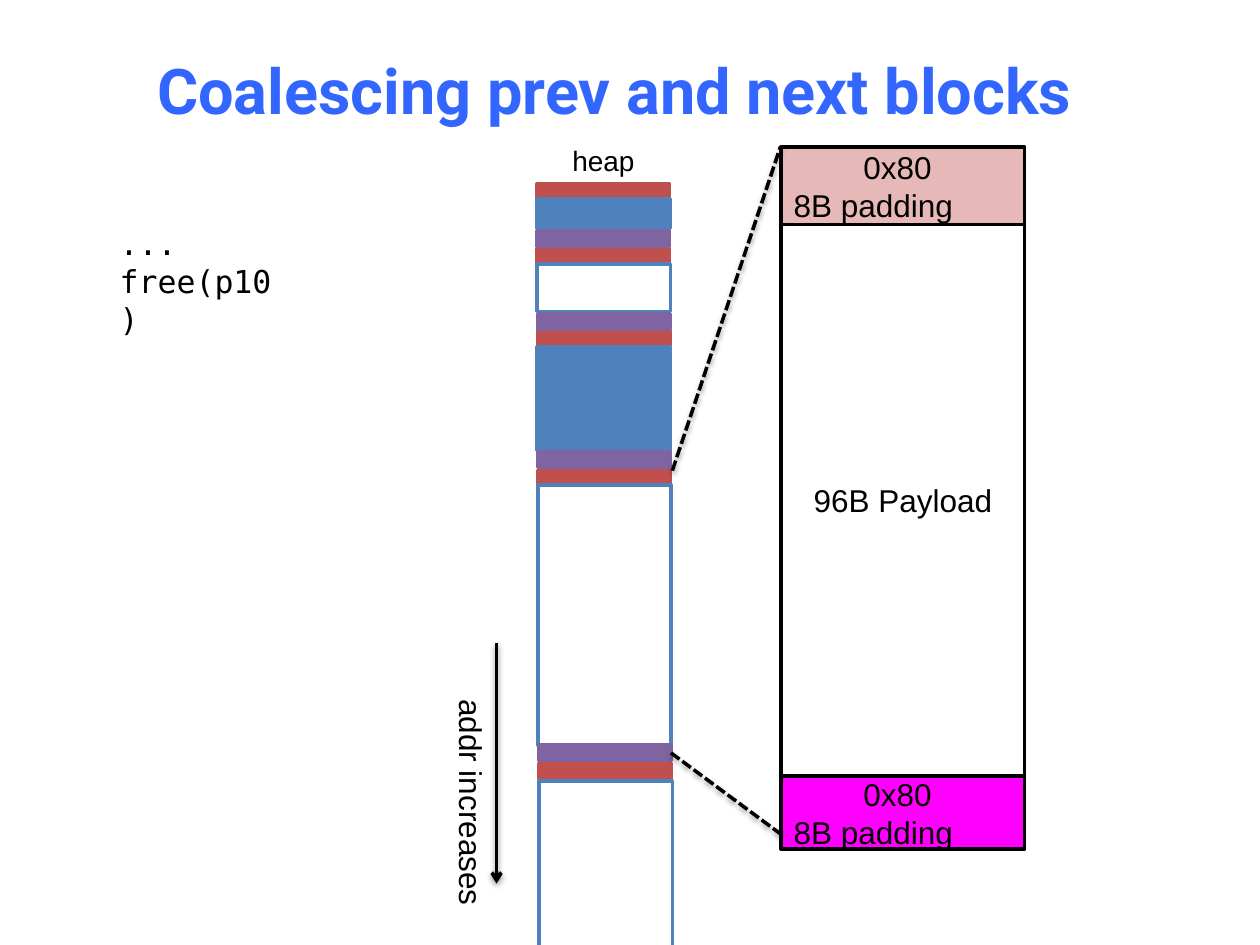
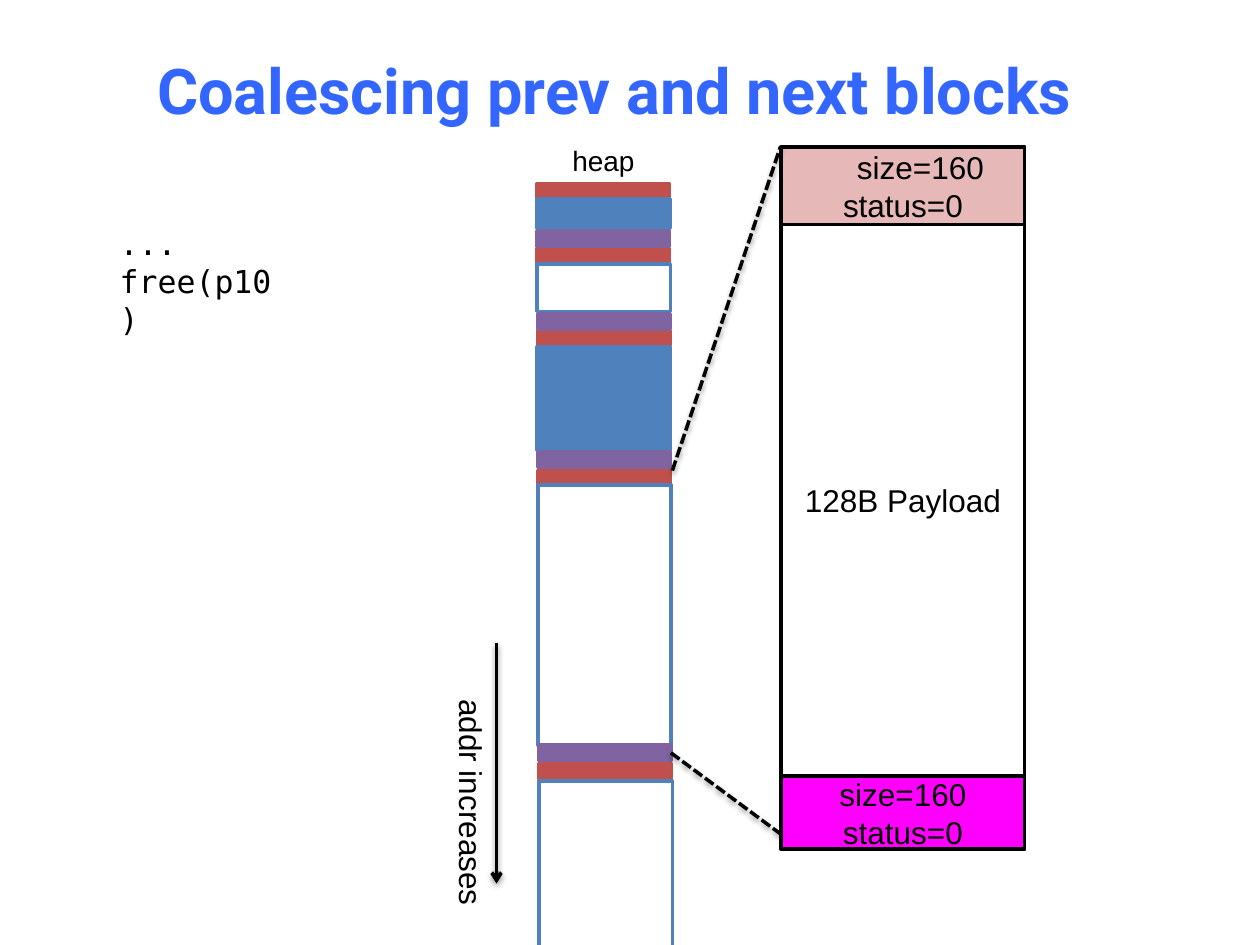
Before and after one commit to NYU-CSO/nyu-cso.github.io, a slide deck: slide 42 of notes/14-Dynamic_Allocator.pptx (slide 41 before the commit). Drawn at 1260x945 pixels with LibreOffice and Linux fonts; fonts in the diff are those of the drawing. Boxes give left, top, right and bottom in pixels: in the first picture for what was removed or moved away, otherwise in the second. Text is boxed around its words. In the diff, an @@ line names an element or a change of style, - is before the commit and + after.

```diff
--- a/notes/14-Dynamic_Allocator.pptx
+++ b/notes/14-Dynamic_Allocator.pptx
@@ text in rectangle at <box>843,156,984,218</box>: text changed @@
-0x80
-8B padding
+size=160
+status=0
@@ text in rectangle at <box>805,489,1001,518</box>: text changed @@
-96B Payload
+128B Payload
@@ text in rectangle at <box>839,783,966,850</box>: text changed @@
-0x80
-8B padding
+size=160
+status=0
```
Also in this commit, not shown: 14 other slides changed, 5 slides added, 5 slides removed, 3 other files.
